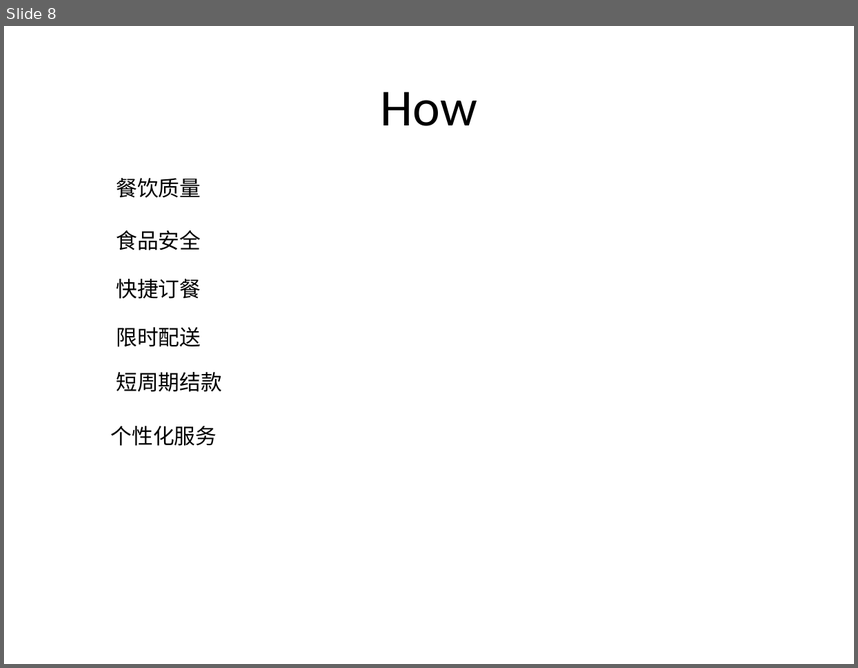
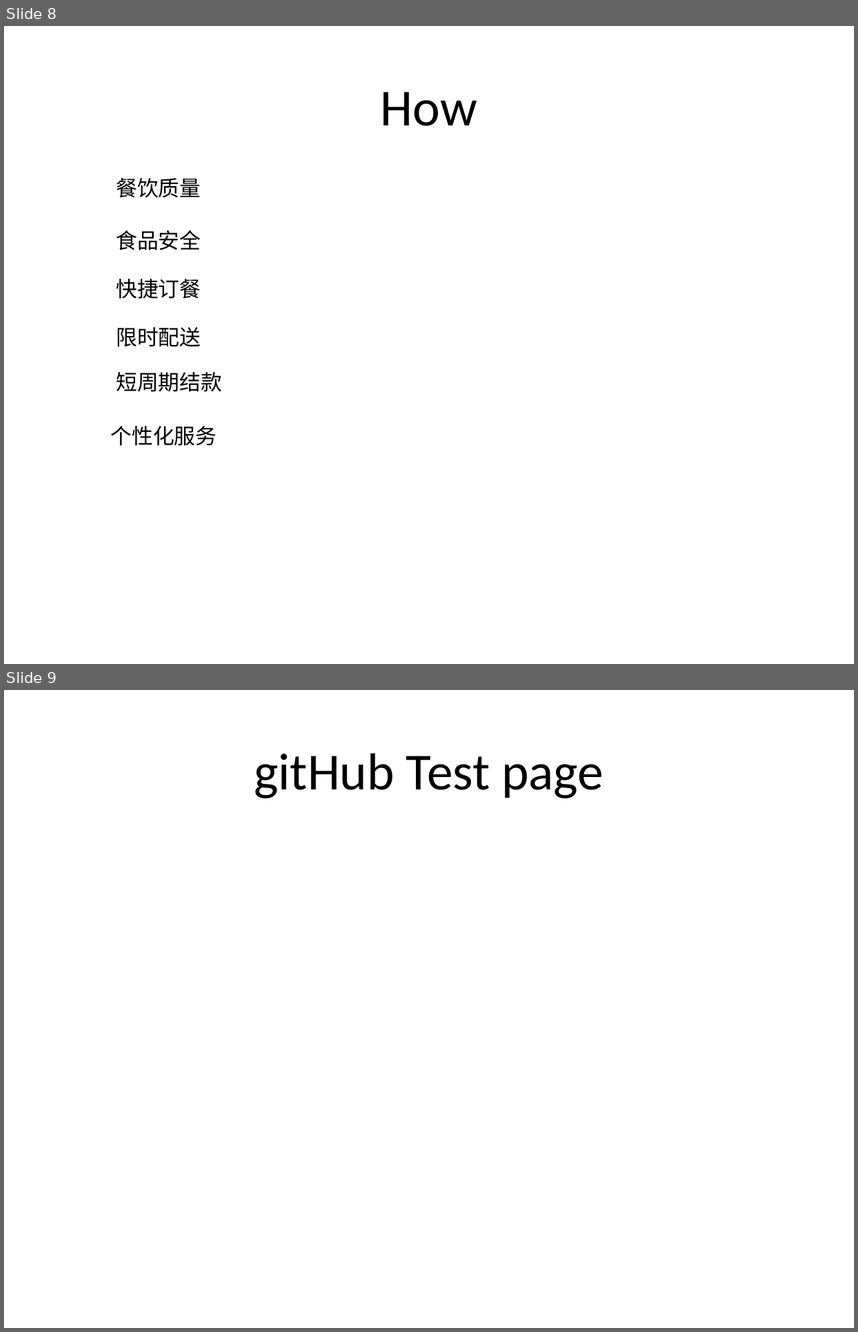
Before and after one commit to liuerzao/newAppObject, a slide deck: newAppObject.pptx. Shown one above the other, each under a label of ours: slide 8 before the commit, slides 8 and 9 after it. The pictures are 858x668 and 858x1332 pixels, drawn with LibreOffice and Linux fonts; fonts in the diff are those of the drawing. Boxes give left, top, right and bottom in pixels: in the first picture for what was removed or moved away, otherwise in the second. Text is boxed around its words. In the diff, an @@ line names an element or a change of style, - is before the commit and + after.

Commit message:
modify the ppt for test

```diff
--- a/newAppObject.pptx
+++ b/newAppObject.pptx
@@ slide 9 added at (4, 690, 854, 1328), background #FFFFFF @@
@@ title added at (254, 753, 604, 798), 44 pt, text #000000 @@
+gitHub Test page
```
